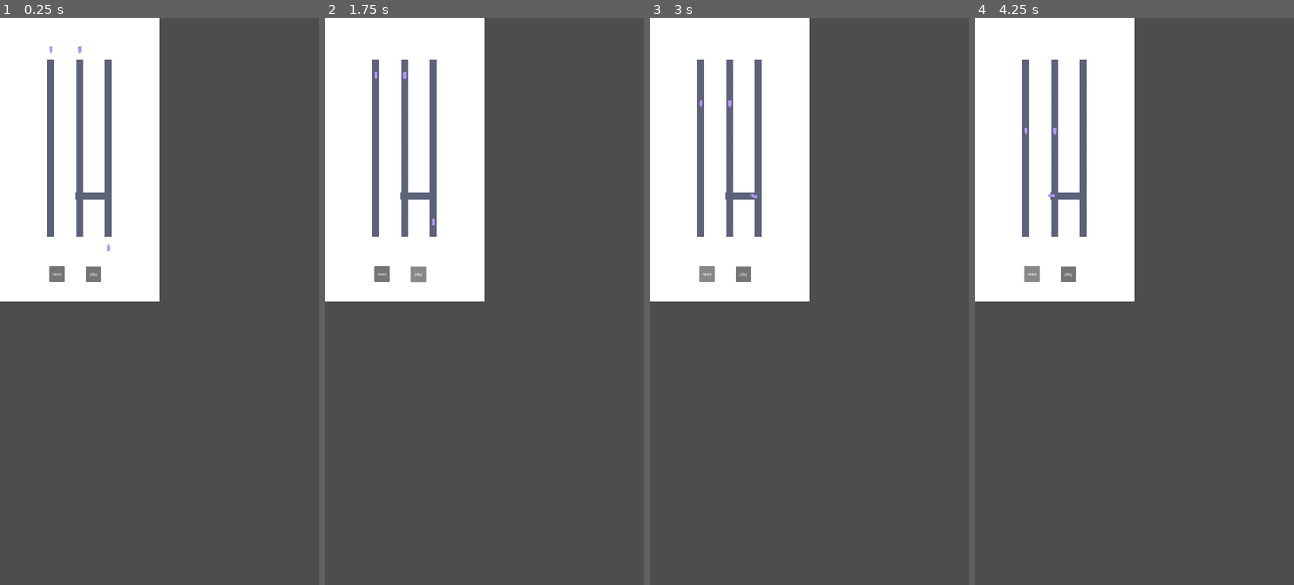
Above: before the commit, frames 1-4 (left to right).
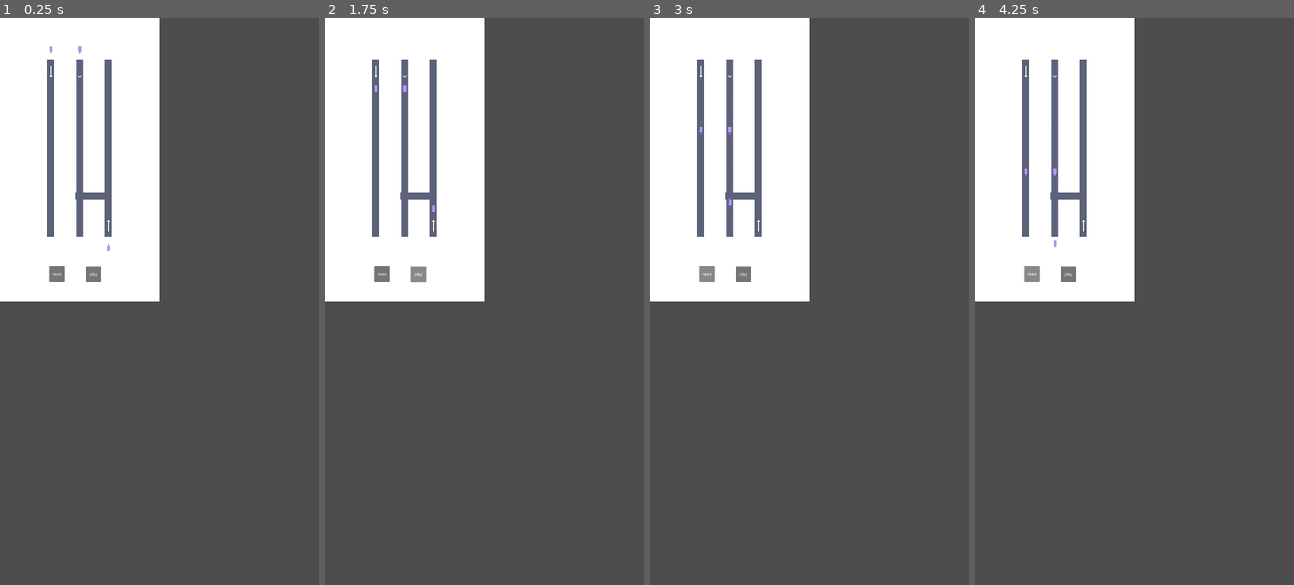
Above: after the commit, the same moments.

Repository: wonjaegang/TakeMeHome
Game: Godot game, scene res://Scenes/InGameScene.tscn
Two runs of this game, one before a commit and one after it. Both use one fixed random seed, a clock stepped at 60 frames per second and the inputs below.
Inputs:
- Up to frame 1 (0.25 s): no input
- Up to frame 2 (1.75 s): click "play" at 0.5 s; click "play" at 1.25 s
- Up to frame 3 (3 s): click "play" at 2 s; click "reset" at 2.75 s
- Up to frame 4 (4.25 s): no input

The runs differ from the first frame. In frame 1, less than 0.1% of the frame differs, in the area x 15-35%, y 8-38%; in frame 2, less than 0.1%; in frame 3, less than 0.1%; in frame 4, less than 0.1%, in the area x 15-35%, y 8-41%.

Commit message:
road 화살표 추가

Diff:
--- a/Scenes/RoadScene.tscn
+++ b/Scenes/RoadScene.tscn
@@ -1,10 +1,12 @@
-[gd_scene load_steps=4 format=4 uid="uid://jbcxcqyifvxm"]
+[gd_scene load_steps=5 format=4 uid="uid://jbcxcqyifvxm"]
 
 [ext_resource type="Script" uid="uid://kyrdy8m27crk" path="res://Scripts/road.gd" id="1_6xmvt"]
 [ext_resource type="TileSet" uid="uid://ddypvtmswt5uv" path="res://Resources/kenney_rpg-urban-pack/UrbanTileMap16.tres" id="2_der44"]
 
+[sub_resource type="BoxMesh" id="BoxMesh_der44"]
+
 [sub_resource type="RectangleShape2D" id="RectangleShape2D_der44"]
-size = Vector2(32, 795)
+size = Vector2(32, 798)
 
 [node name="Road2D" type="Node2D"]
 script = ExtResource("1_6xmvt")
@@ -13,8 +15,27 @@
 tile_map_data = PackedByteArray("AAAAAOf/AgAEABEAAAAAAOj/AgAEABEAAAAAAOn/AgAEABEAAAAAAOr/AgAEABEAAAAAAOv/AgAEABEAAAAAAO …(1520 unchanged characters)…
 tile_set = ExtResource("2_der44")
 
+[node name="Arrow" type="Node2D" parent="."]
+
+[node name="MeshInstance2D" type="MeshInstance2D" parent="Arrow"]
+position = Vector2(0, -348.625)
+scale = Vector2(1.9999999, 50.749985)
+mesh = SubResource("BoxMesh_der44")
+
+[node name="MeshInstance2D2" type="MeshInstance2D" parent="Arrow"]
+position = Vector2(3.0000005, -326.136)
+rotation = 0.7853982
+scale = Vector2(1.9999998, 10.054339)
+mesh = SubResource("BoxMesh_der44")
+
+[node name="MeshInstance2D3" type="MeshInstance2D" parent="Arrow"]
+position = Vector2(-3.0000005, -326.136)
+rotation = -0.7853982
+scale = Vector2(1.9999998, 10.054339)
+mesh = SubResource("BoxMesh_der44")
+
 [node name="CarEnterArea" type="Area2D" parent="."]
 
 [node name="CollisionShape2D" type="CollisionShape2D" parent="CarEnterArea"]
-position = Vector2(0, 0.5)
+position = Vector2(0, -1)
 shape = SubResource("RectangleShape2D_der44")
--- a/Scripts/car.gd
+++ b/Scripts/car.gd
@@ -4,7 +4,7 @@
 ## 책임:
 ##  - 차량의 이동 관리
 
-const SPEED: float = 100.0
+const SPEED: float = 150.0
 var _isDriving : bool = false
 var _isTurning : bool = false
 var _has_enterd_road : bool = false
--- a/Scripts/crossway.gd
+++ b/Scripts/crossway.gd
@@ -12,8 +12,8 @@
         return
 
     var car: Car = body
-    var angle: float = car.position.x - position.x
-    var radius: float = 30
+    var angle: float
+    var radius: float = 25
 
     var dPos: Vector2 = car.position - position
     if dPos.x >= 0 and dPos.y <= 0:
--- a/Scripts/levelLoader.gd
+++ b/Scripts/levelLoader.gd
@@ -44,6 +44,8 @@
     _levelData = json.get_data().get('levelData')[level - 1]
 
 func _createRoads() -> void:
+    var roadTileGapByRoadNum: Dictionary = {2: 12, 3: 10, 4: 8}
+
     var roadDirections : Array = _levelData.get('road')
     for index in range(len(roadDirections)):
         var road: Road = _roadScene.instantiate()
@@ -63,7 +65,7 @@
         var startRoadIndex: int = carPath[index].get('start')
         var startRoad :Road = get_node('../Roads').get_child(startRoadIndex)
 
-        var carPosY : int
+        var carPosY : float
         var carRotation : float
         if startRoad.getDirection() == Road.Direction.DOWN:
             carPosY = startRoad.position.y - ROAD_CENTER_CAR_GAP
--- a/Scripts/road.gd
+++ b/Scripts/road.gd
@@ -9,14 +9,22 @@
     UP,
     DOWN,
 }
-const TOTAL_POINT: int = 12  # 상단, 하단 점을 포함한 총 point 수
+const TOTAL_POINT: int = 12  # Crossway를 만들 수 있는 총 point 수
 var _direction: Direction
 
 func _ready() -> void:
     $CarEnterArea.body_entered.connect(_on_body_entered) # Replace with function body.
 
 func setDirection(direction: String) -> void:
-    _direction = Direction.UP if direction == "up" else Direction.DOWN
+    if direction == "up":
+        _direction = Direction.UP
+        rotation = PI
+    elif direction == "down":
+        _direction = Direction.DOWN
+        rotation = 0
+    else:
+        push_error("UP/DOWN 외의 방향이 입력됨")
+    print(rotation)
 
 func getDirection() -> Direction:
     return _direction
@@ -24,19 +32,25 @@
 func _on_body_entered(body: Node2D) -> void:
     if body is not Car:
         return
-    #
-    #var car: Car = body
-    #var angle: float = car.position.x - position.x
-    #var radius: float = 30
-    #
-    #var dPos: Vector2 = car.position - position
-    #if dPos.x >= 0 and dPos.y <= 0:
-        #angle = PI / 2
-    #elif dPos.x < 0 and dPos.y <= 0:
-        #angle = -PI / 2
-    #elif dPos.x < 0 and dPos.y > 0:
-        #angle = PI / 2
-    #else:
-        #angle = -PI / 2
-        #
-    #SignalBus.make_enteredCar_turn.emit(car, angle, radius)
+
+    var car: Car = body
+    if not car.getHasEnteredRoad():
+        car.setHasEnteredRoad(true)
+        return
+
+    var angle: float
+    var radius: float = 25
+
+    var dPos: Vector2 = car.position - position
+    if dPos.x >= 0 and _direction == Direction.UP:
+        angle = PI / 2
+    elif dPos.x >= 0 and _direction == Direction.DOWN:
+        angle = -PI / 2
+    elif dPos.x < 0 and _direction == Direction.UP:
+        angle = -PI / 2
+    elif dPos.x < 0 and _direction == Direction.DOWN:
+        angle = PI / 2
+    else:
+        return
+
+    SignalBus.make_enteredCar_turn.emit(car, angle, radius)
